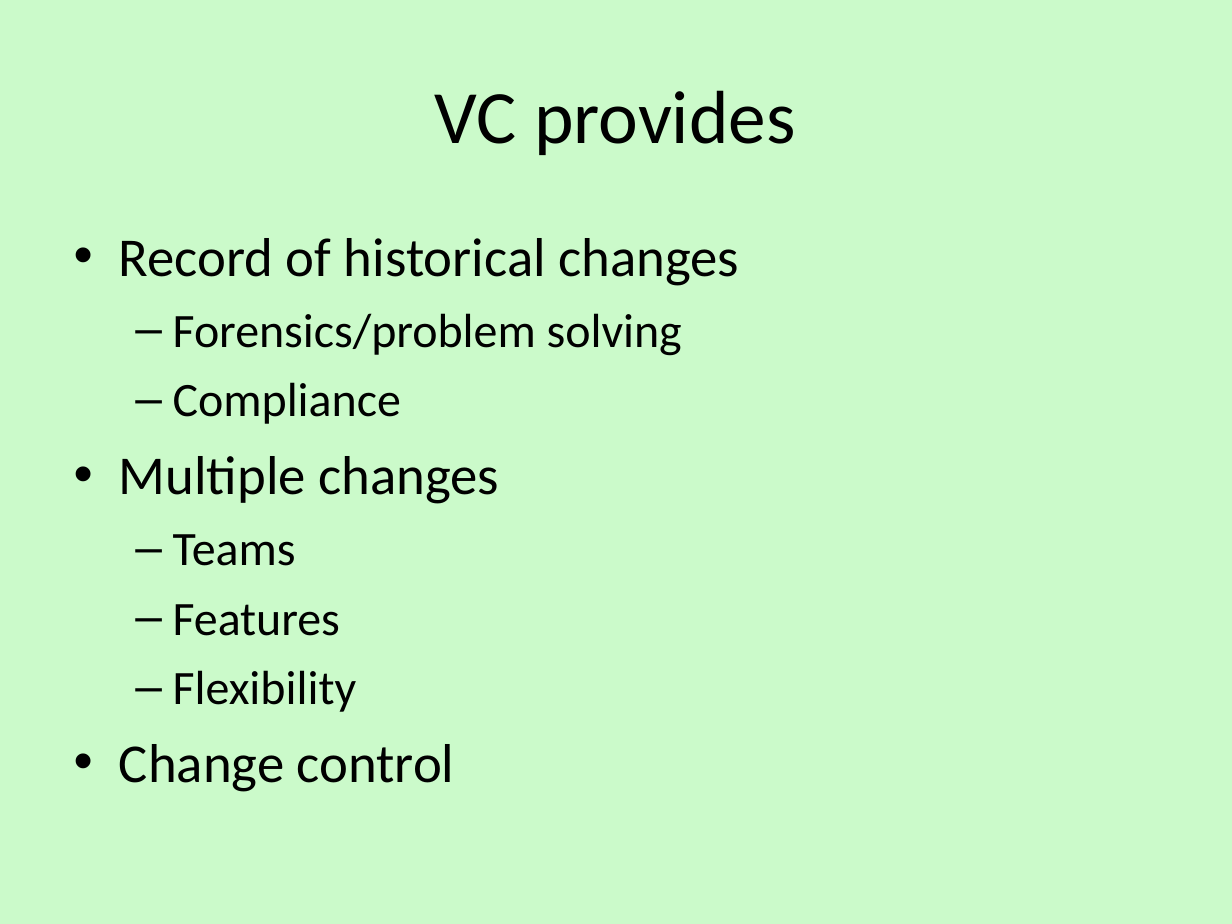
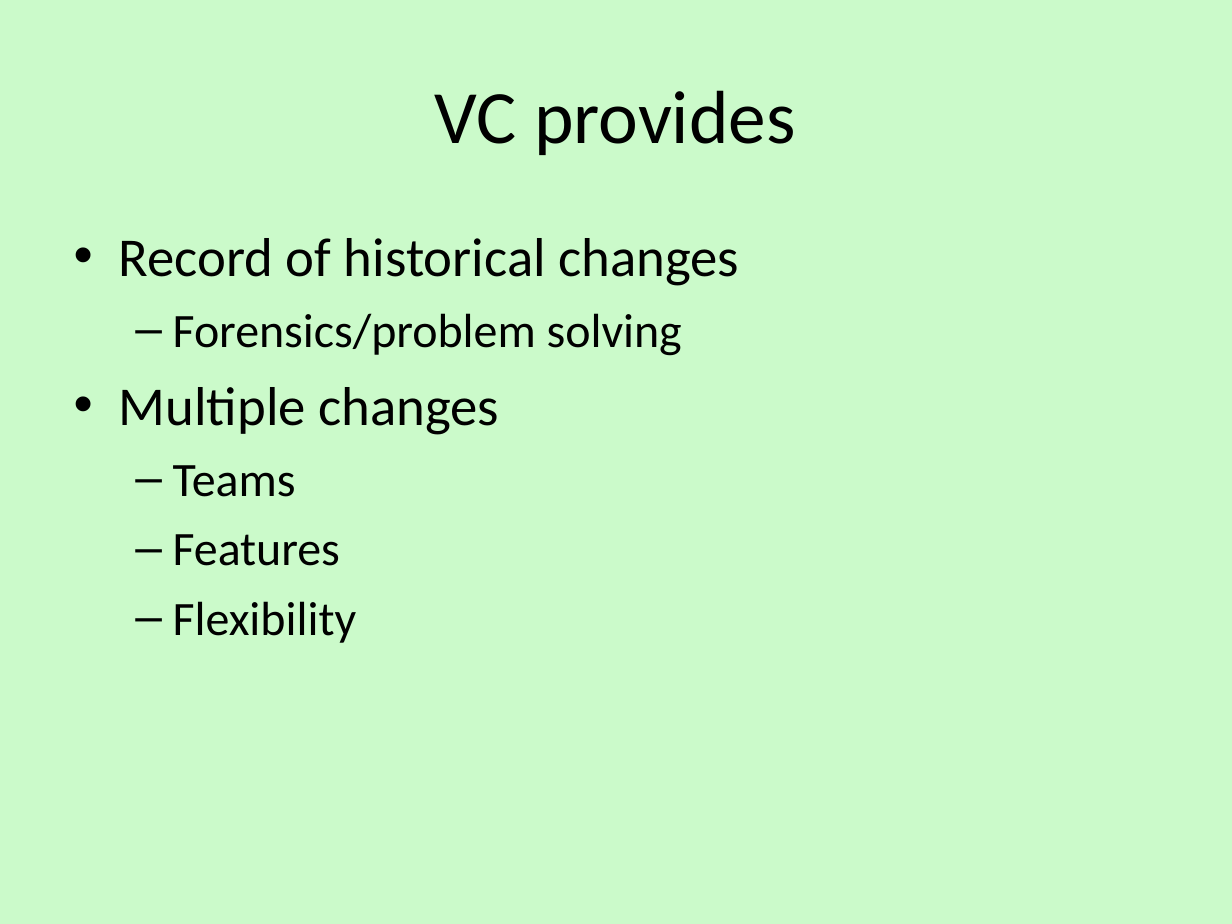
Before and after one commit to alecthegeek/gitWorkshop, a slide deck: slide 6 of gitWorkshop.odp (slide 5 before the commit). Drawn at 1232x924 pixels with LibreOffice and Linux fonts; fonts in the diff are those of the drawing; background and template pictures are left out. Boxes give left, top, right and bottom in pixels: in the first picture for what was removed or moved away, otherwise in the second. Text is boxed around its words. In the diff, an @@ line names an element or a change of style, - is before the commit and + after.

```diff
--- a/gitWorkshop.odp
+++ b/gitWorkshop.odp
@@ text at box(173, 382, 401, 424): paragraph removed @@
-  – Compliance
@@ text at box(119, 744, 455, 792): paragraph removed @@
-• Change control
```
Also in this commit, not shown: 8 other slides changed, 5 slides added, 5 slides removed, 5 other files.
